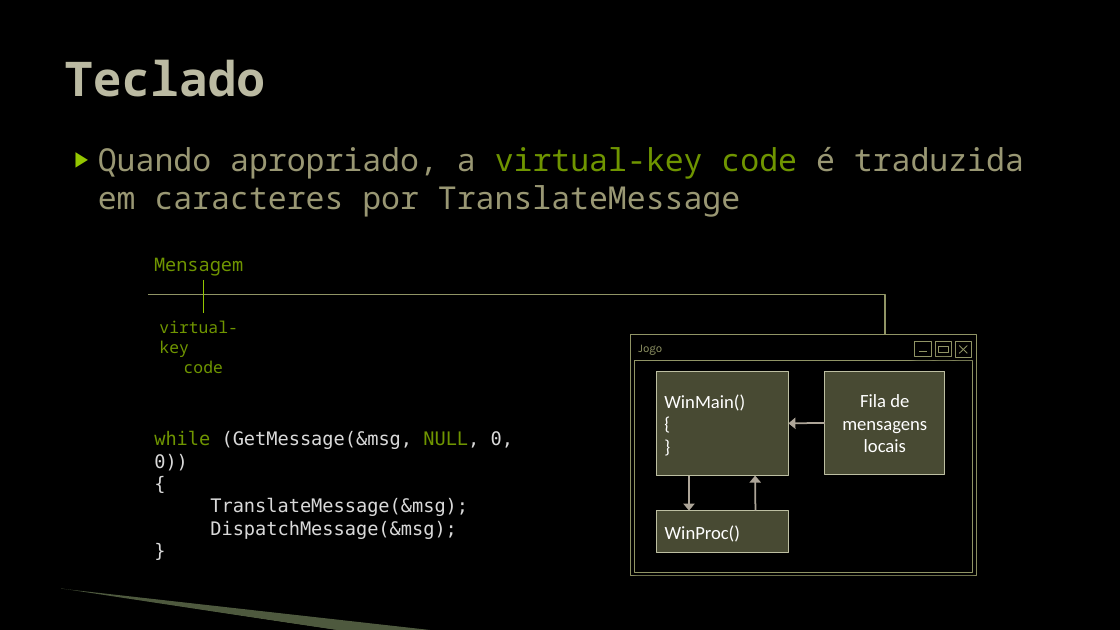
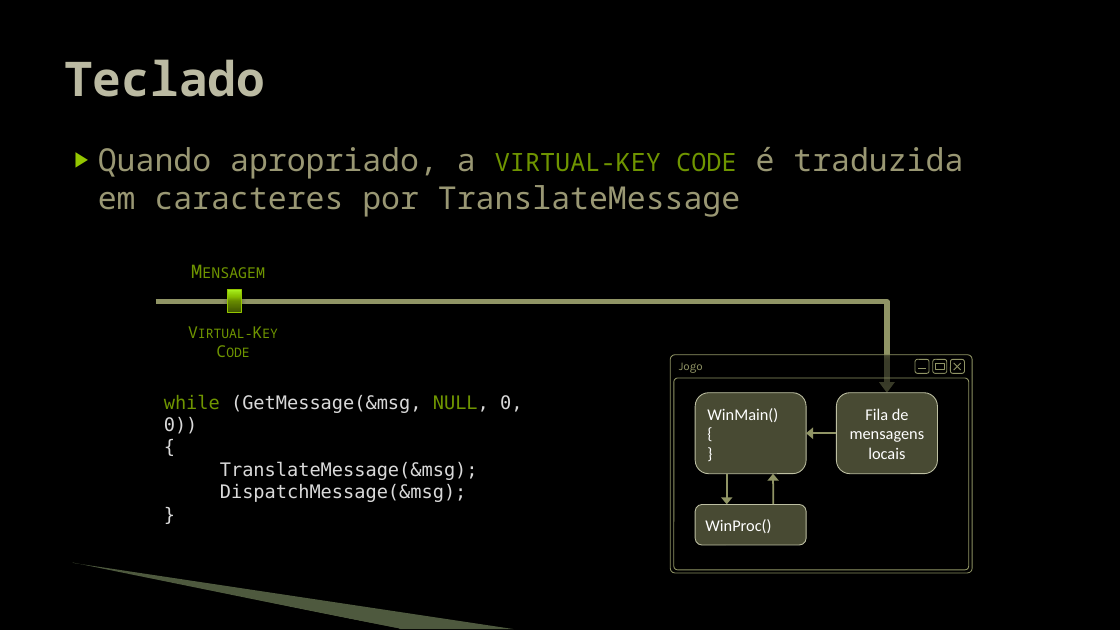
Before and after one commit to JudsonSS/Jogos, a slide deck: slide 6 of Slides/03. Teclado e Mouse.pptx. Drawn at 1120x630 pixels with LibreOffice and Linux fonts; fonts in the diff are those of the drawing; background and template pictures are left out. Boxes give left, top, right and bottom in pixels: in the first picture for what was removed or moved away, otherwise in the second. Text is boxed around its words. In the diff, an @@ line names an element or a change of style, - is before the commit and + after.

```diff
--- a/Slides/03. Teclado e Mouse.pptx
+++ b/Slides/03. Teclado e Mouse.pptx
@@ text "Quando apropriado, a virtual-key code ..." at <box>98,147,963,217</box>: small capitals on in "virtual-key code" @@
@@ text at <box>495,153,661,171</box>: text changed @@
-virtual-key
-code
+Virtual-Key
+Code
@@ text "Mensagem": place and size @@
-text "Mensagem" at <box>154,257,243,276</box>
+text "Mensagem" at <box>183,255,287,287</box>
@@ text "Mensagem" at <box>183,255,287,287</box>: small capitals on @@
@@ line removed from (203, 280) to (203, 313) @@
@@ rectangle added at <box>228,290,241,313</box>, fill gradient #415700 to #698C00 to #88C100 to #A7EE1D, outline #94C600 0.75 pt @@
@@ elbow arrow moved from (148, 295) - (885, 371) to (155, 302) - (887, 393) @@
@@ elbow arrow (155, 302) - (887, 393): stroke #909465 1.5 pt to #909465 4.5 pt @@
@@ text "Jogo": place and size @@
-text "Jogo" at <box>638,344,662,355</box>
+text "Jogo" at <box>679,363,703,373</box>
@@ group removed at <box>630,334,977,576</box>: 5 rectangles @@
@@ text "while (GetMessage(&msg, NULL, 0, 0))": place and size @@
-text "while (GetMessage(&msg, NULL, 0, 0))" at <box>154,431,513,539</box>
+text "while (GetMessage(&msg, NULL, 0, 0))" at <box>164,395,522,502</box>
@@ group added at <box>670,355,972,573</box>: 5 rounded rectangles @@
@@ line moved from (928, 352) - (919, 352) to (926, 369) - (918, 369) @@
@@ 2 lines, 1 rectangle: place and size @@
-2 lines, 1 rectangle at <box>939,345,968,354</box>
+2 lines, 1 rectangle at <box>936,363,961,371</box>
@@ size 16 to 14 pt; rectangle to rounded rectangle in 3 elements at <box>837,393,938,474</box>, <box>696,505,807,545</box>, <box>696,393,807,474</box> @@
@@ rounded rectangle "WinMain() { }": place and size @@
-rounded rectangle "WinMain() { }" at <box>656,371,788,476</box>
+rounded rectangle "WinMain() { }" at <box>696,393,807,474</box>
@@ rounded rectangle "Fila de mensagens locais": place and size @@
-rounded rectangle "Fila de mensagens locais" at <box>825,371,945,475</box>
+rounded rectangle "Fila de mensagens locais" at <box>837,393,938,474</box>
@@ arrow moved from (825, 423) - (789, 423) to (837, 434) - (807, 434) @@
@@ arrow (837, 434) - (807, 434): stroke #ADA598 1.5 pt to #909465 1.5 pt @@
@@ arrow moved from (689, 476) - (689, 511) to (727, 474) - (727, 504) @@
@@ arrow (727, 474) - (727, 504): stroke #ADA598 1.5 pt to #909465 1.5 pt @@
@@ arrow moved from (755, 511) - (755, 476) to (774, 504) - (773, 474) @@
@@ arrow (774, 504) - (773, 474): stroke #ADA598 1.5 pt to #909465 1.5 pt @@
@@ rounded rectangle "WinProc()": place and size @@
-rounded rectangle "WinProc()" at <box>657,511,789,553</box>
+rounded rectangle "WinProc()" at <box>696,505,807,545</box>
@@ freeform shape: place and size @@
-freeform shape at <box>60,590,340,630</box>
+freeform shape at <box>71,565,400,629</box>
@@ freeform shape: place and size @@
-freeform shape at <box>61,589,437,630</box>
+freeform shape at <box>73,563,514,629</box>
```
Also in this commit, not shown: 12 other slides changed, 1 other file.
